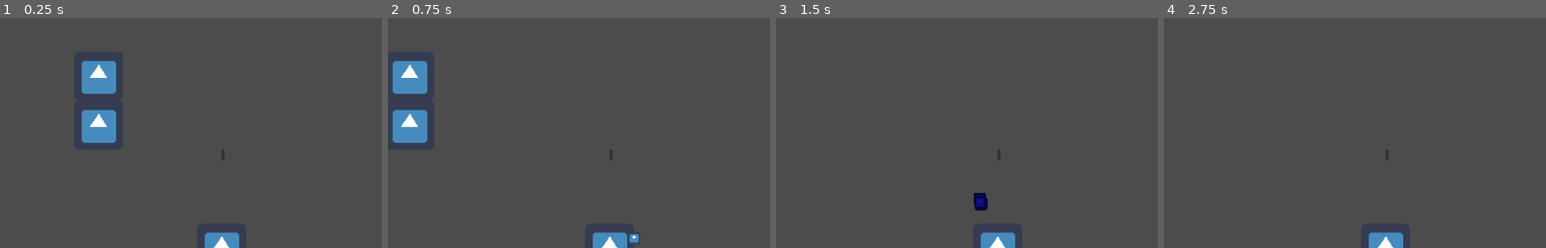
Above: before the commit, frames 1-4 (left to right).
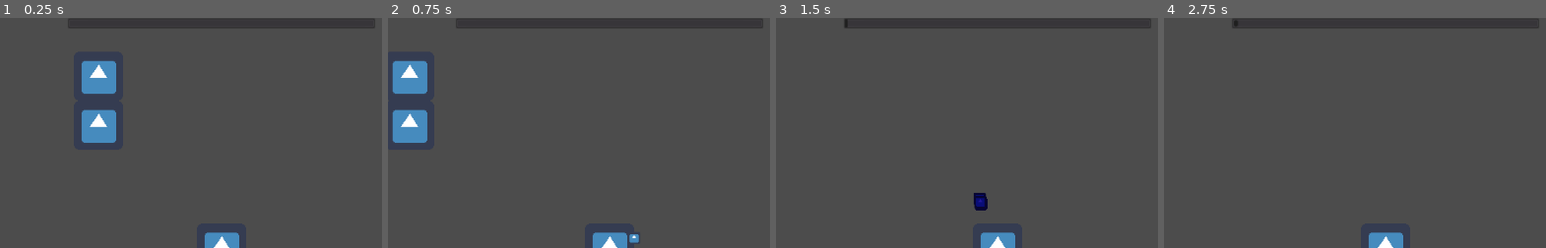
Above: after the commit, the same moments.

Repository: ljweeks/KSU_Fall2022GameJam
Game: Godot game, scene res://test.tscn
Two runs of this game, one before a commit and one after it. Both use one fixed random seed, a clock stepped at 60 frames per second and the inputs below. The engine's default icon, where the game draws it, is replaced by a stand-in: a white triangle on a blue panel in a dark square.
Inputs (mouse positions are % of the whole screen's width and height, from its top left):
- Up to frame 1 (0.25 s): no input
- Up to frame 2 (0.75 s): tap Enter at 0.5 s; move the mouse to (74, 45) at 0.52 s; hold D (player_right) from 0.53 s (still down); click (74, 45) at 0.6 s
- Up to frame 3 (1.5 s): move the mouse to (31, 55) at 1.27 s; release D (player_right) at 1.28 s; hold S (player_down) from 1.28 s (still down); right-click (31, 55) at 1.35 s
- Up to frame 4 (2.75 s): move the mouse to (62, 28) at 2.02 s; release S (player_down) at 2.03 s; hold D (player_right) from 2.03 s (still down); click (62, 28) at 2.1 s
The pictures show only the part of the screen within x 23-73%, y 0-50%; the shares and areas given below are measured in that part.

The runs differ from the first frame. In frame 1, 0.4% of the frame differs, in the area x 18-98%, y 0-62%; in frame 2, 0.4%; in frame 3, 0.4%; in frame 4, 0.4%.

Commit message:
progress bar for heat implemented

Diff:
--- a/OverloadMeter.gd
+++ b/OverloadMeter.gd
@@ -11,6 +11,6 @@
 func _ready():
 	pass
 
-# Called every frame. 'delta' is the elapsed time since the previous frame.
+
 func _process(delta):
-	self.value = Game.overload
+		self.value = Game.overload
--- a/test.tscn
+++ b/test.tscn
@@ -14,10 +14,11 @@
 current = true
 
 [node name="offest" type="Node2D" parent="Node2D/Camera2D"]
-position = Vector2( 0, -128 )
+position = Vector2( 0, -300 )
 
 [node name="ProgressBar" parent="Node2D/Camera2D/offest" instance=ExtResource( 5 )]
-margin_right = 4.0
+margin_left = -200.0
+margin_right = 200.0
 margin_bottom = 14.0
 
 [node name="Node2D2" parent="." instance=ExtResource( 2 )]
